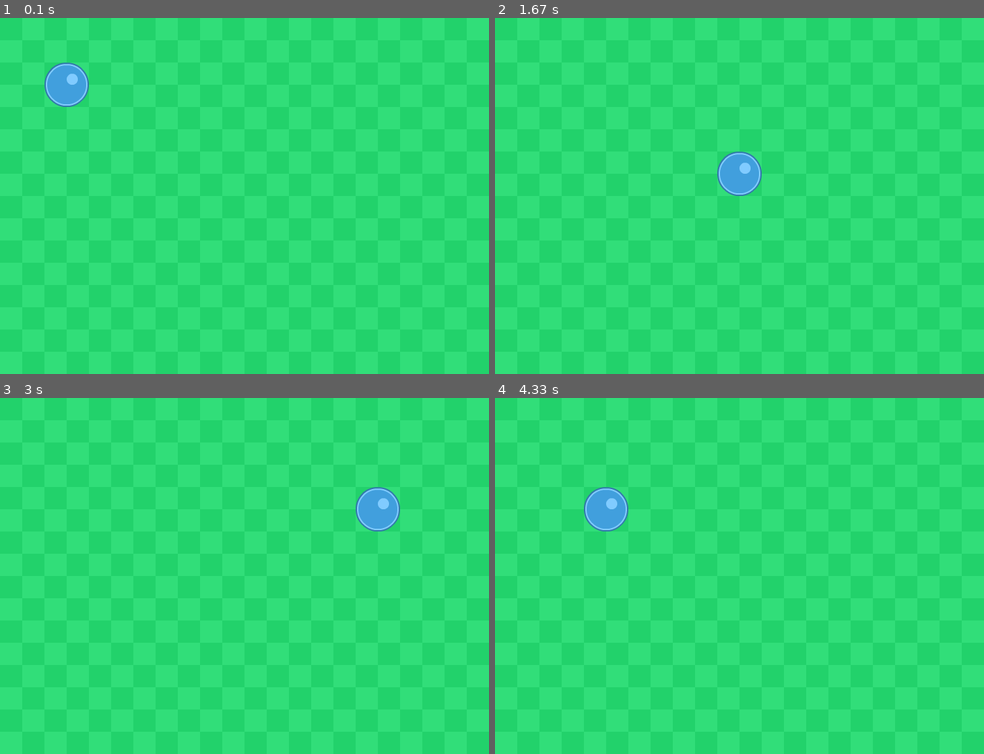
Above: before the commit, frames 1-4 (two rows, left to right).
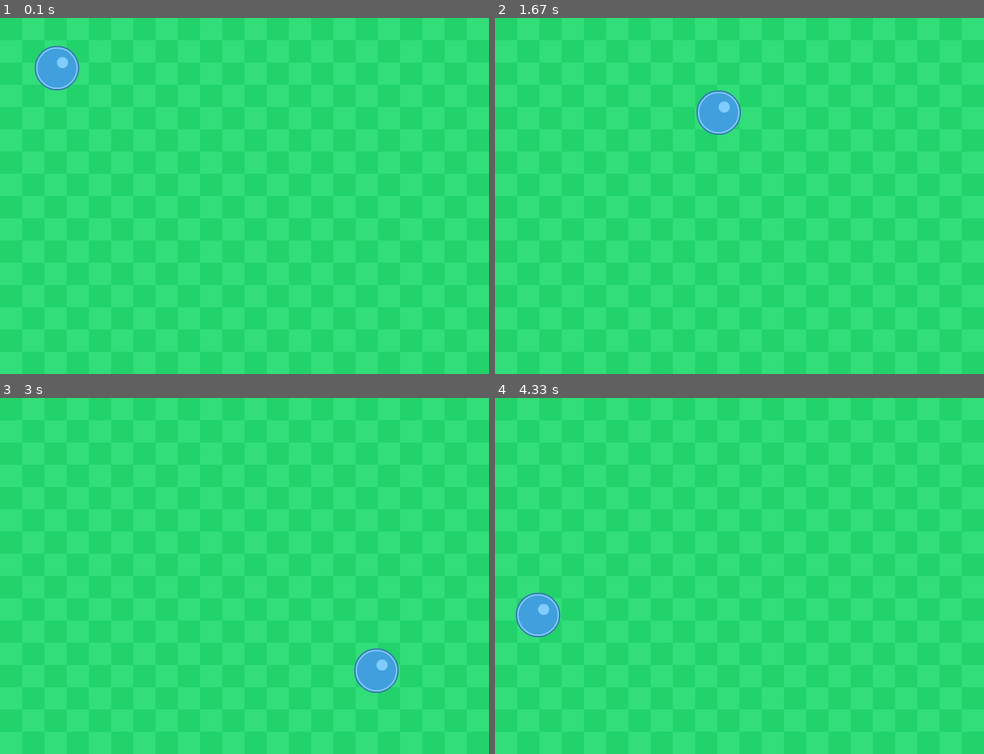
Above: after the commit, the same moments.

Repository: saegl5/myprojects
Game: pygame game, started from Codes/pygame-graphics-sound-bouncing/pygame-animation-bouncing-revisit.py
The game is run twice, just before and just after one commit, with the same random seed, the same clock (stepped at 60 frames per second) and the same inputs.
Inputs:
- Up to frame 1 (0.1 s): no input
- Up to frame 2 (1.67 s): no input
- Up to frame 3 (3 s): no input
- Up to frame 4 (4.33 s): no input

The runs differ from the first frame. In frame 1, 1.1% of the frame differs, in the area x 7-19%, y 7-25%; in frame 2, 1.8%, in the area x 41-55%, y 20-50%; in frame 3, 1.8%; in frame 4, 1.8%.

Commit message:
redid image

Diff:
--- a/Codes/pygame-graphics-sound-bouncing/pygame-animation-bouncing-revisit.py
+++ b/Codes/pygame-graphics-sound-bouncing/pygame-animation-bouncing-revisit.py
@@ -1,13 +1,13 @@
 import pygame # import the Pygame library of functions
 pygame.init() # initialize the game engine
 
-# BLUE = (0, 0, 255) # example, redundant
+BLUE = (0, 0, 255) # example
 # (Red, Green, Blue) = (0-255, 0-255, 0-255)
 # 0-255 is amount of color
 # the amount of color is additive
 # can also choose your own color
 # parentheses of numbers (e.g., (211, 211, 211)) is called a tuple
-# WHITE = (255, 255, 255) # example, redundant
+WHITE = (255, 255, 255) # example
 
 size = (704, 512) # (width, height) in pixels
 screen = pygame.display.set_mode(size) # set screen size
@@ -16,11 +16,11 @@
 foreground_image = pygame.image.load("ball_blue_large.png") # foreground image from https://kenney.nl/assets/rolling-ball-assets, see License.txt; the ball is a circle, but the image of it is a rectangle
 background_image = pygame.image.load("background_green.png") # background image from https://kenney.nl/assets/rolling-ball-assets, see License.txt
 # offset = 0 # initialize offset earlier
-y_offset = 64 # initialize offset earlier, keep starting position at top edge, was 0, then 50
-x_offset = 64 # keep starting position at left edge, was 0, then 70, then 90
+y_offset = 0 # initialize offset earlier, keep starting position at top edge, was 0, then 50
+x_offset = 0 # keep starting position at left edge, was 0, then 70, then 90
 # increment = 64 # initialize increment early
-y_increment = 64 # initialize increment early, was 50
-x_increment = 64 # initialize increment early, was 70, then 126
+y_increment = 8 # initialize increment early, was 50
+x_increment = 10 # initialize increment early, was 70, then 126
 
 pygame.display.set_caption("QUESTABOX's Cool Animation") # title, or choose your own
 
@@ -28,7 +28,7 @@
     for event in pygame.event.get(): # check for user input when open window
         if event.type == pygame.QUIT: # user clicked close button
             done = True # change "done" to exit WHILE loop on next loop, loop will not run WHILE False
-    # screen.fill(BLUE) # clear the screen, redundant
+    screen.fill(BLUE) # clear the screen
     for i in range(0, size[0], 64): # 64 pixels is step size, based on width of background image
         for j in range(0, size[1], 64): # again, 64 pixels is step size, but this one is based on height of background image
             screen.blit(background_image, (i, j)) # copy the background image onto the screen, fills in vertically from left to right
@@ -45,7 +45,7 @@
     # offset += 64 # untab
     # offset += increment # allow the increment to change
     y_offset += y_increment # allow the increment to change
-    x_offset -= x_increment # allow the increment to change, changed to decrement
+    x_offset += x_increment # allow the increment to change, changed to decrement
     # if 0+offset + 64 == size[1]: # if rectangle at bottom edge
     # if 0+y_offset + 64 == size[1]: # if rectangle at bottom edge
     # if 0+y_offset + 64 == size[1]: # if rectangle at bottom edge
@@ -65,6 +65,6 @@
         x_increment *= -1 # x_increment = x_increment*-1, that is change the increment's sign
     # ----------------
     pygame.display.flip() # update the screen
-    # clock.tick(60) # maximum 60 frames per second (i.e., no more than 60 times through WHILE loop each second)
-    clock.tick(10) # so can see rectangle moving, was 10, then 30
+    clock.tick(60) # maximum 60 frames per second (i.e., no more than 60 times through WHILE loop each second)
+    # clock.tick(10) # so can see rectangle moving, was 10, then 30
 pygame.quit() # formality
